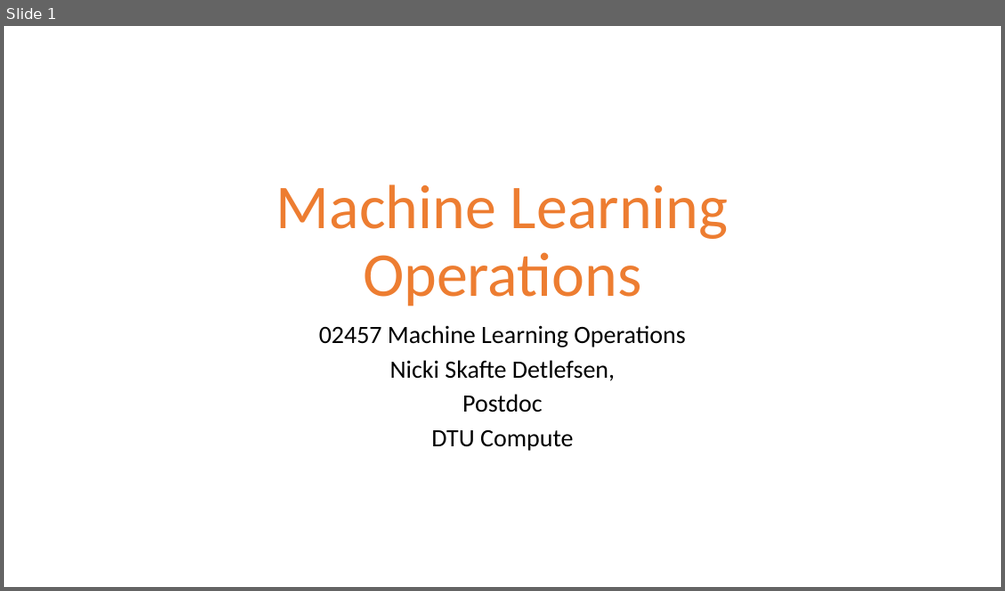
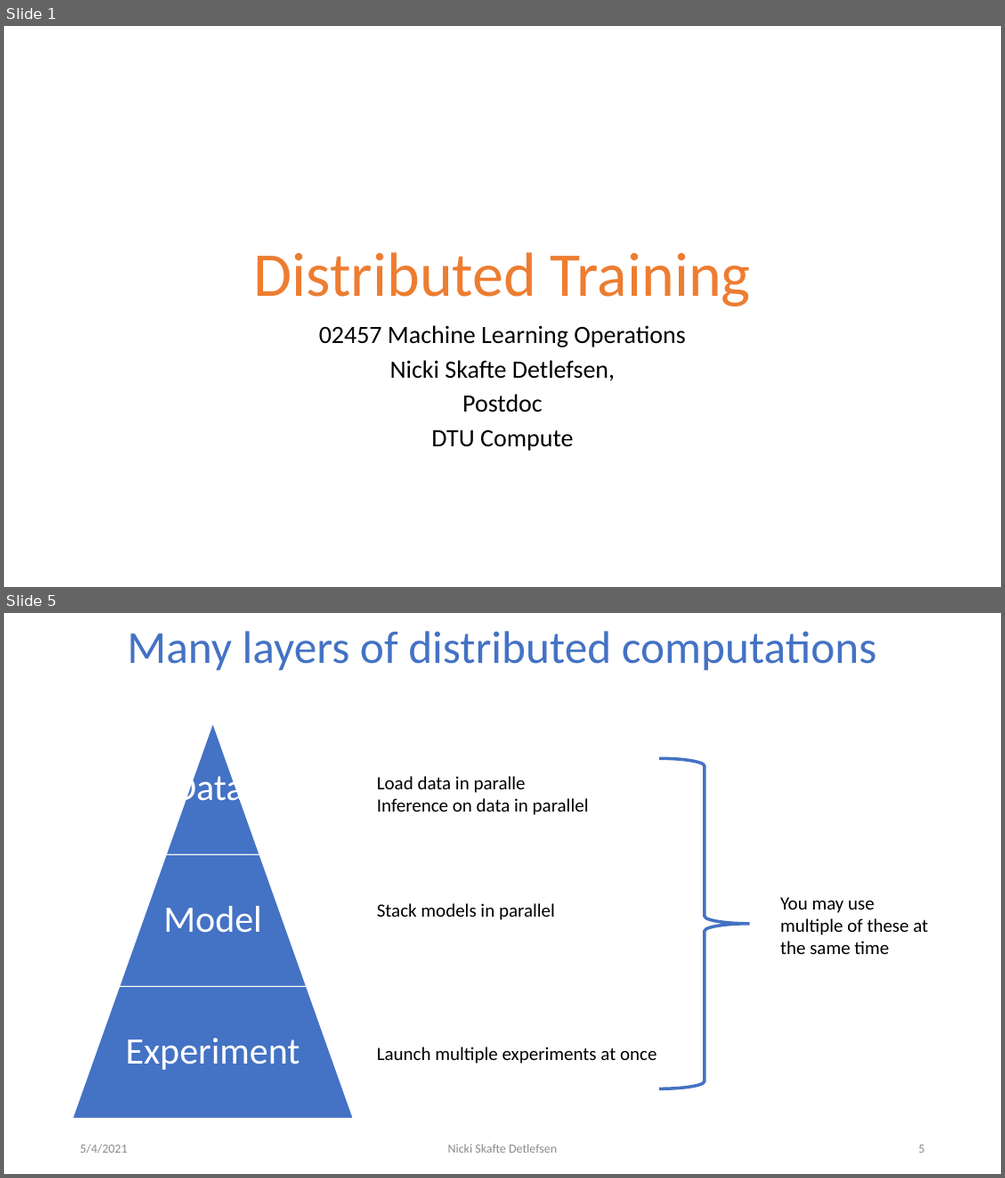
Before and after one commit to DeepEasterbunny/dtu_mlops, a slide deck: 7_distributed_training/DistributedTraining.pptx. Shown one above the other, each under a label of ours: slide 1 before the commit, slides 1 and 5 after it; the slides between them are not shown. The pictures are 1005x591 and 1005x1178 pixels, drawn with LibreOffice and Linux fonts; fonts in the diff are those of the drawing; background and template pictures are left out. Boxes give left, top, right and bottom in pixels: in the first picture for what was removed or moved away, otherwise in the second. Text is boxed around its words. In the diff, an @@ line names an element or a change of style, - is before the commit and + after.

```diff
--- a/7_distributed_training/DistributedTraining.pptx
+++ b/7_distributed_training/DistributedTraining.pptx
@@ slide 5 added at (4,613,1001,1174), background #FFFFFF @@
@@ title added at (127,631,877,671), 44 pt, text #4472C4 @@
+Many layers of distributed computations
@@ right brace added at (659,758,750,1088), outline #4472C4 3 pt @@
@@ text added at (377,776,589,815), 18 pt, text #000000 @@
+Load data in paralle
+Inference on data in parallel
@@ text added at (377,903,555,920), 18 pt, text #000000 @@
+Stack models in parallel
@@ text added at (780,897,928,954), 18 pt, text #000000 @@
+You may use multiple of these at the same time
@@ group added at (73,723,353,1118): 3 trapezoids, 3 texts @@
+Data
+Model
+Experiment
@@ text added at (377,1046,656,1063), 18 pt, text #000000 @@
+Launch multiple experiments at once
@@ text added at (80,1143,127,1153), 12 pt, text #8C8C8C @@
+5/4/2021
@@ text added at (448,1143,557,1152), 12 pt, text #8C8C8C @@
+Nicki Skafte Detlefsen
@@ page number added at (918,1144,924,1152), 12 pt, text #8C8C8C @@
+5
@@ slide 1 changed as well @@
@@ title at (254,252,751,306): text changed @@
-Machine Learning Operations
+Distributed Training
```
Also in this commit, not shown: 4 other slides changed, 4 other slides added, 3 slides removed, 4 other files.
